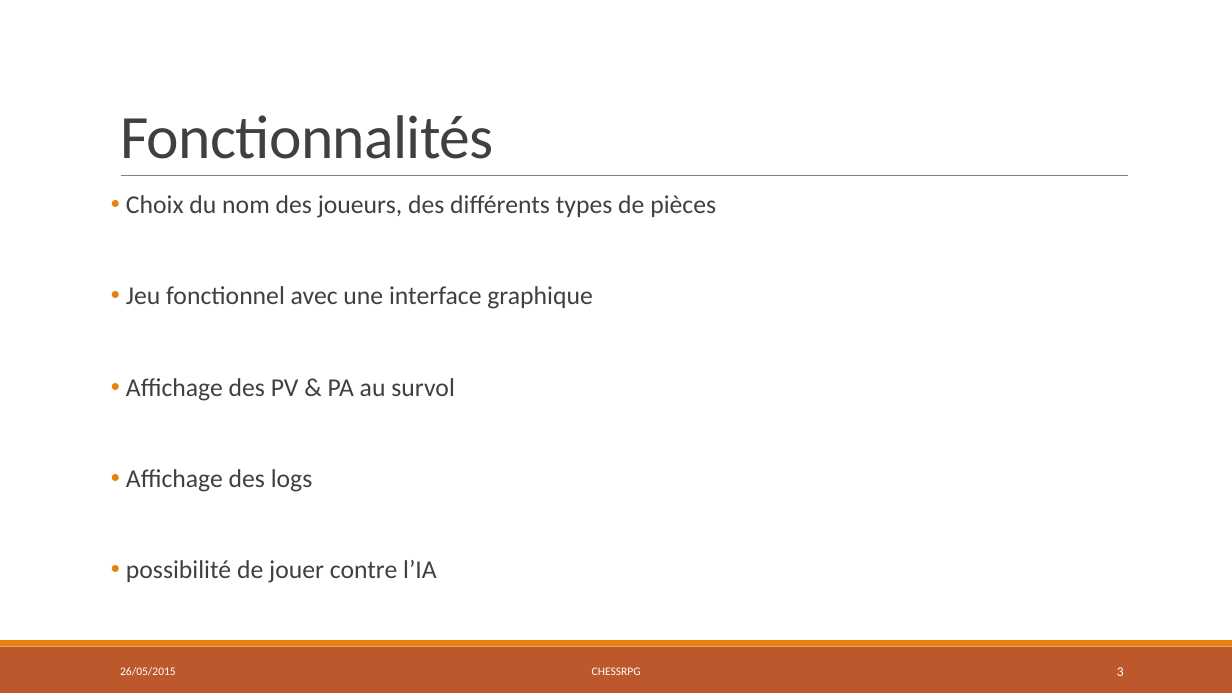
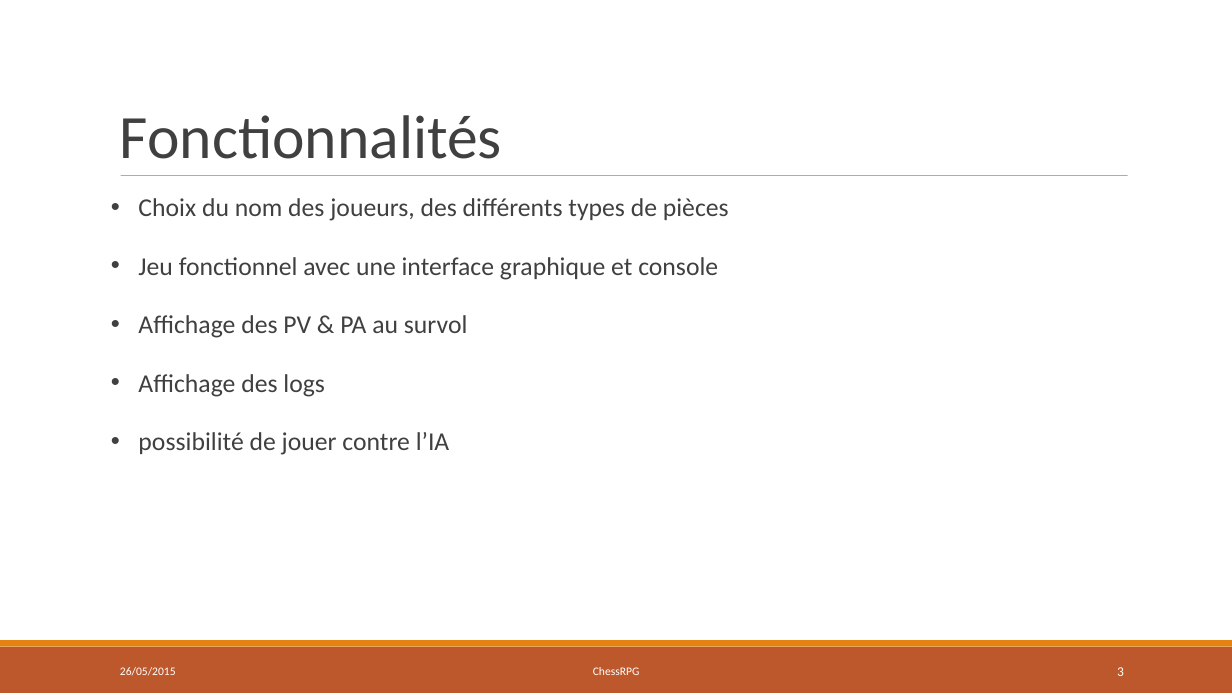
Before and after one commit to chessRPG/master, a slide deck: slide 3 of ChessRPG-présentation.pptx. Drawn at 1232x693 pixels with LibreOffice and Linux fonts; fonts in the diff are those of the drawing. Boxes give left, top, right and bottom in pixels: in the first picture for what was removed or moved away, otherwise in the second. Text is boxed around its words. In the diff, an @@ line names an element or a change of style, - is before the commit and + after.

```diff
--- a/ChessRPG-présentation.pptx
+++ b/ChessRPG-présentation.pptx
@@ text "Fonctionnalités" at (120, 115, 502, 159): letter spacing -0.5 to 0 pt; line spacing 0.85 to 1 @@
@@ line (121, 176) - (1128, 176): stroke #808080 0.5 pt to #808080 0.51 pt @@
@@ text at (138, 198, 729, 455): indent changed; line spacing 0.9 to 1; less space between paragraphs @@
@@ text at (138, 257, 718, 280): text changed @@
-• Jeu fonctionnel avec une interface graphique
+• Jeu fonctionnel avec une interface graphique et console
@@ text at (593, 667, 640, 675): text changed @@
-CHESSRPG
+ChessRPG
```
Also in this commit, not shown: 14 other slides changed, 2 other files.
